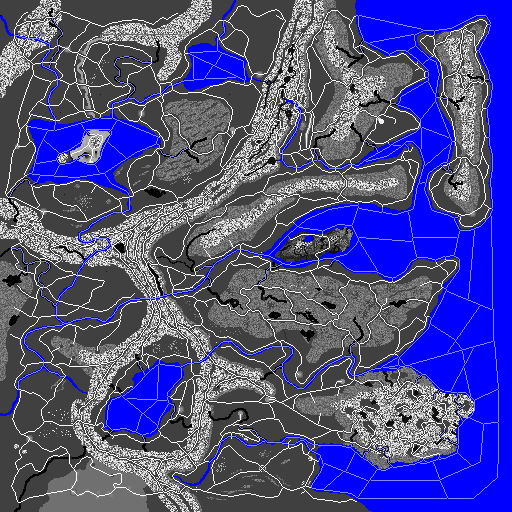
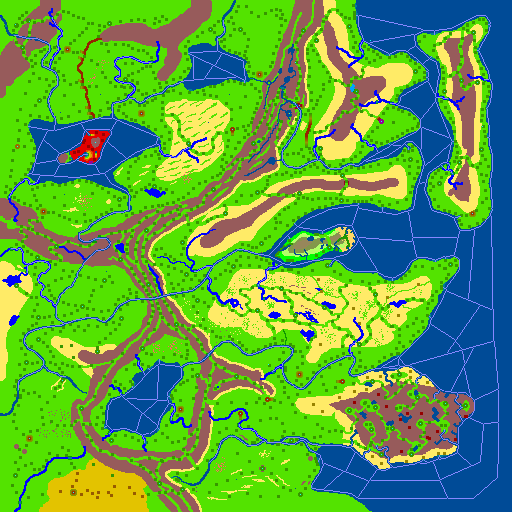
The second 512x512 image is a revision of the first. Changes to its layers:
renamed "Layer 1" to "Ground Route", hid it over [5, 5, 492, 503]
added layer "Layer 4" above "Water" over [0, 0, 512, 512]
renamed "Layer 3" to "Water", hid it over [0, 0, 512, 512]
added layer "plains" above "cities" over [4, 4, 491, 499]
added layer "cities" above "Layer 0" over [15, 21, 483, 495]
